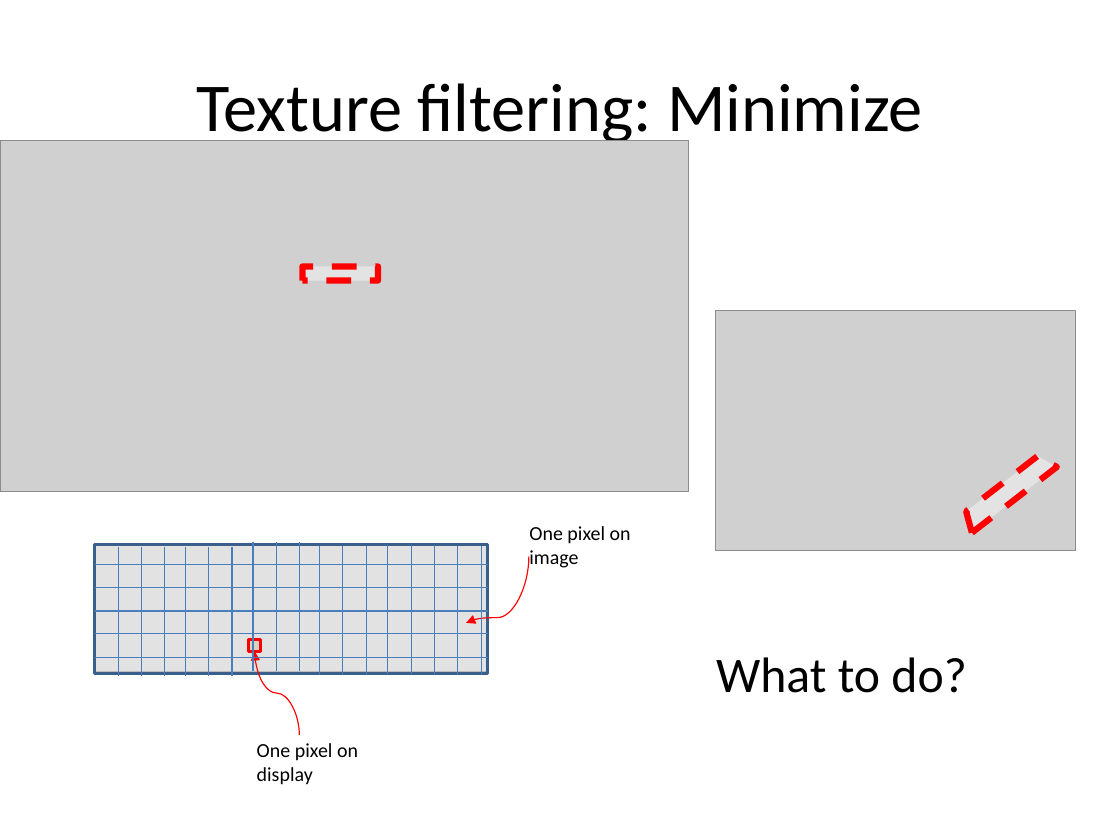
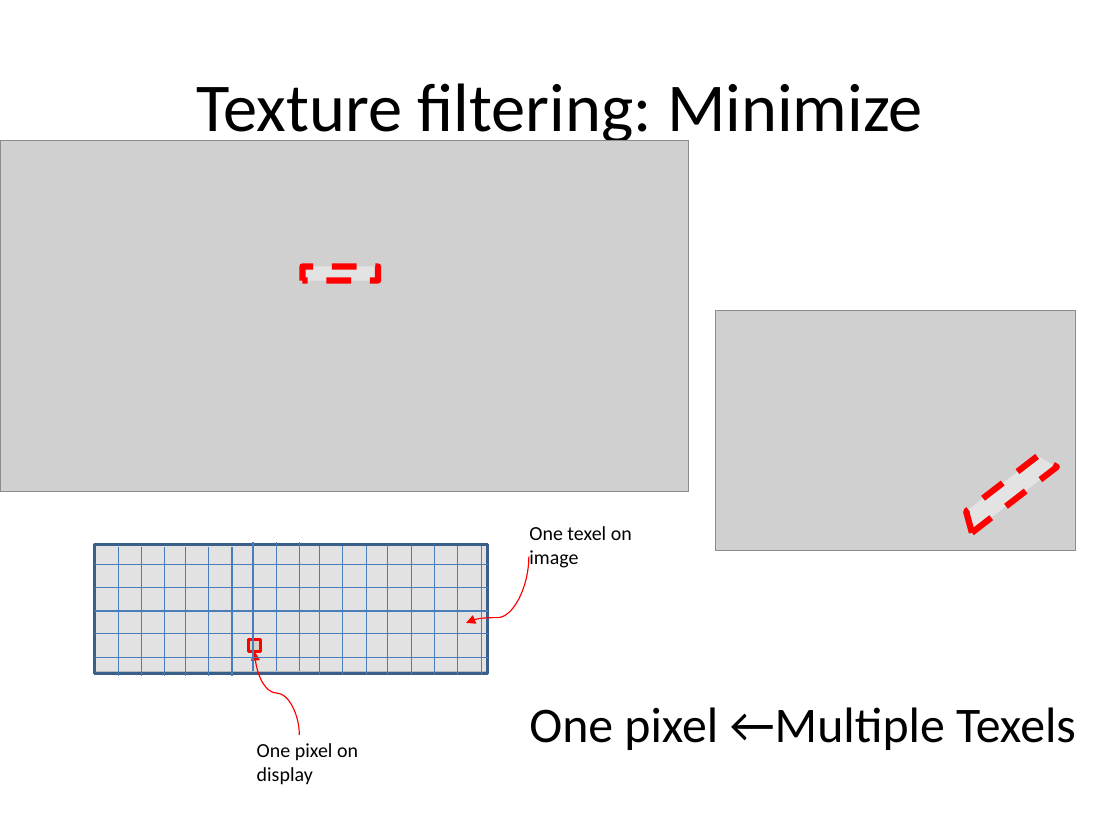
Before and after one commit to myuwbclasses/CSS552, a slide deck: slide 15 of LectureNotes/M5-Texture-Mapping-Slides/TextureMapping.pptx. Drawn at 1120x840 pixels with LibreOffice and Linux fonts; fonts in the diff are those of the drawing; grey boxes stand for pictures. Boxes give left, top, right and bottom in pixels: in the first picture for what was removed or moved away, otherwise in the second. Text is boxed around its words. In the diff, an @@ line names an element or a change of style, - is before the commit and + after.

```diff
--- a/LectureNotes/M5-Texture-Mapping-Slides/TextureMapping.pptx
+++ b/LectureNotes/M5-Texture-Mapping-Slides/TextureMapping.pptx
@@ text at [529, 526, 632, 568]: text changed @@
-One pixel on image
+One texel on image
@@ text at [529, 707, 1076, 750]: text changed @@
-What to do?
+One pixel ←Multiple Texels
```
Also in this commit, not shown: 2 other slides changed.
